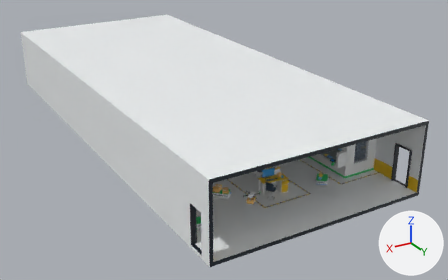
An edit to the FBX model Assets/Meshes/Room Delivery/Room_delivery_003.fbx, drawn before and after from the same camera.
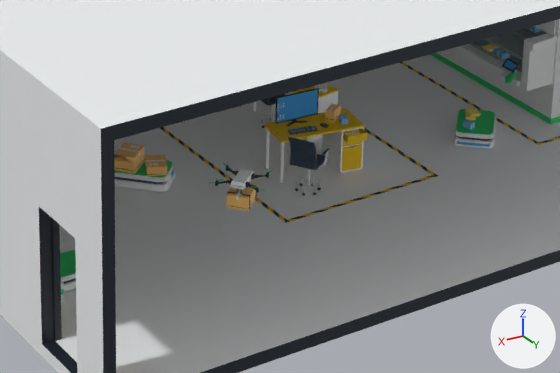
There are two pictures of each version: one whole from a camera (50 mm lens) standing at (9.4, 18.5, 14.8) and looking at (-8.7, -11.8, -0.4), one close up on the part from 40% to 78% of the width and 50% to 91% of the height. Lighting does not change. The marker at lower right points along +X, +Y and +Z. Where no turn or scale is listed for an object, it has been applied to the vertices. Vertices at the same position are counted once.

Objects in the first close-up: 'Room_delivery_003'.
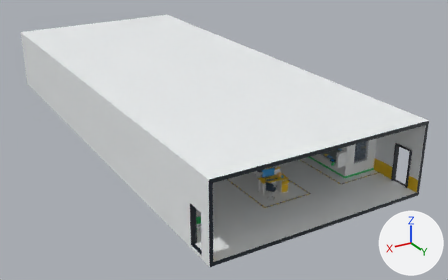
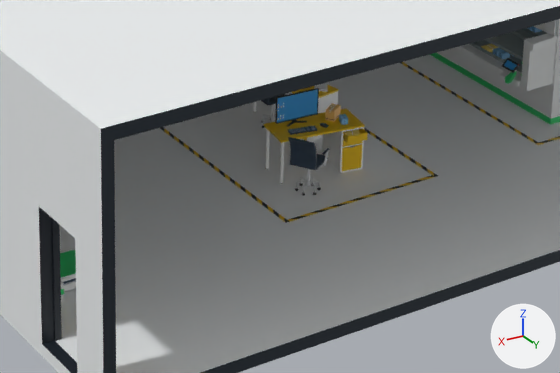
The change, as a diff of the scene's bpy script:
```diff
--- a/Assets/Meshes/Room Delivery/Room_delivery_003.fbx.py
+++ b/Assets/Meshes/Room Delivery/Room_delivery_003.fbx.py
@@ me_cube_405 @@
 # used by ob_room_delivery_003; location = (-1.0, 0.0, 0.0)
-me_cube_405.from_pydata(...)  # 19685 vertices, 16129 faces; spans x -12.0..0.0, y -28.0..0.0, z 0.0..4.0
+me_cube_405.from_pydata(...)  # 17296 vertices, 13919 faces; spans x -12.0..0.0, y -28.0..0.0, z 0.0..4.0
+# me_cube_405 part 1: 78 loose pieces with 2389 vertices, spanning x -9.1..-2.2, y -12.4..-0.6, z 0.2..3.0, are deleted
 me_cube_405.materials.append(mat_m_main)
```

What differs and where, as boxes (x1, y1, x2, y2) in the close-ups (560 x 373 px):
part 1 of me_cube_405, deleted
    before: (114, 107, 496, 211)
